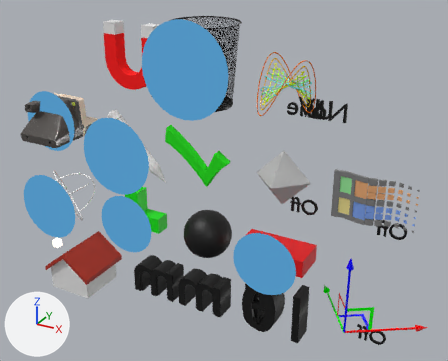
Renders of the glTF model assets/menu/scene.gltf from each side of a commit.
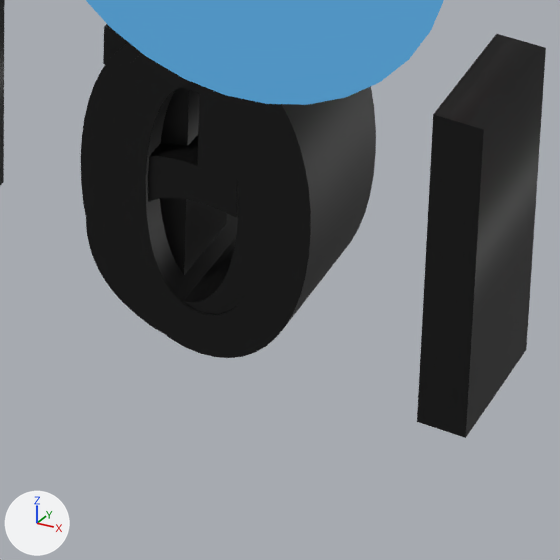
The first picture shows the older version from a camera (50 mm lens) standing at (1.591, -2.861, 1.267) and looking at (0.098, -0.147, -0.089). The close-ups show the older and then the newer version on the part from 51% to 70% of the width and 78% to 100% of the height of that picture. Only the edits that show in the close-ups are written down. Every picture has the same lights, and +X, +Y and +Z are marked at lower left. Where no turn or scale is listed for an object, it has been applied to the vertices.

Before the edit, the objects in view are built like this:
```python
me_5_mm = bpy.data.meshes.new('5 mm')
me_5_mm.from_pydata(...)  # 620 vertices, 1232 faces; spans x -0.927..-0.012, y -0.062..0.062, z -0.004..0.283
me_5_mm.materials.append(mat_material_005)  # black #000000
me_circle_002 = bpy.data.meshes.new('Circle.002')
me_circle_002.from_pydata(...)  # 81 vertices, 128 faces; spans x -0.179..0.175, y -0.151, z -0.177..0.177
me_circle_002.materials.append(mat_material_024)
me_text_004 = bpy.data.meshes.new('Text.004')
me_text_004.from_pydata(...)  # 436 vertices, 860 faces; spans x -0.895..-0.08, y -0.04..0.04, z 0.0..0.27
me_text_004.materials.append(mat_material_007)  # black #000000
ob_0mm = bpy.data.objects.new('0mm', me_5_mm)
ob_0mm.location = (0.4783, -0.2191, -0.8813)
ob_1mm = bpy.data.objects.new('1mm', me_text_004)
ob_1mm.location = (0.4497, -0.2191, -0.8813)
ob_circle_001 = bpy.data.objects.new('Circle.001', me_circle_002)
ob_circle_001.location = (0.4503, -0.2108, -0.4023)
# also in view: '10mm' at (0.088, -0.219, -0.743); '5mm' at (0.006, -0.219, -0.748)
```
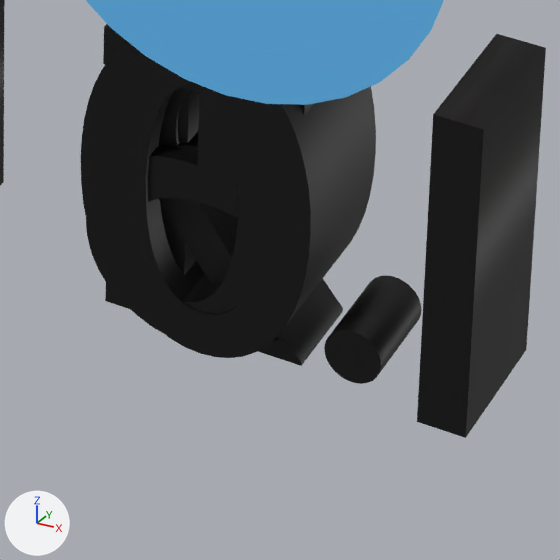
The change, as a diff of the scene's bpy script:
```diff
--- a/assets/menu/scene.gltf.py
+++ b/assets/menu/scene.gltf.py
@@ mat_material_034 @@
+mat_material_034 = principled_material('Material.034')
+mat_material_034.base_color = (0.0, 0.0, 0.0)  # black #000000
@@ mat_material_033 @@
+mat_material_033 = principled_material('Material.033')
+mat_material_033.base_color = (0.0, 0.0, 0.0)  # black #000000
@@ me_text_014 @@
+me_text_014.from_pydata(...)  # 680 vertices, 1344 faces; spans x -1.01..-0.02, y -0.041..0.041, z -0.004..0.278
+me_text_014.materials.append(mat_material_034)  # black #000000
@@ me_text_009 @@
+me_text_009.from_pydata(...)  # 606 vertices, 1200 faces; spans x -0.921..-0.014, y -0.041..0.041, z 0.0..0.282
+me_text_009.materials.append(mat_material_033)  # black #000000
@@ ob_0_5mm @@
+ob_0_5mm = bpy.data.objects.new('0.5mm', me_text_014)
+ob_0_5mm.location = (0.5651, -0.2215, -0.8822)
@@ ob_2mm @@
+ob_2mm = bpy.data.objects.new('2mm', me_text_009)
+ob_2mm.location = (0.4907, -0.2215, -0.8863)
```

Boxes (x1, y1, x2, y2) around the edits, measured in the close-ups (560 x 560 px):
'2mm', added: after (105, 88, 343, 366)
'0.5mm', added: after (160, 132, 421, 384)
'1mm', unchanged, covered by the edit: before (160, 88, 227, 275); after (160, 91, 199, 275)
